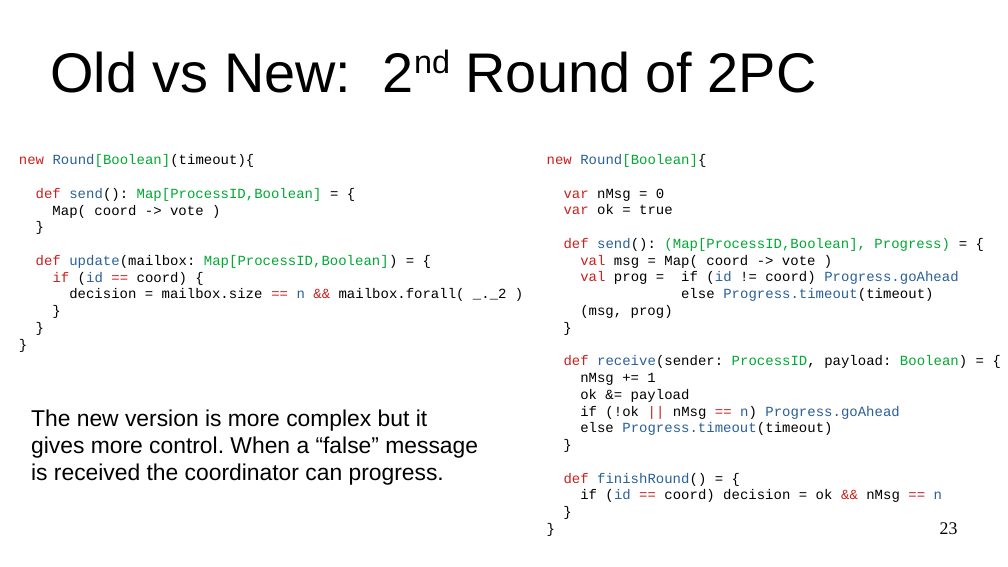
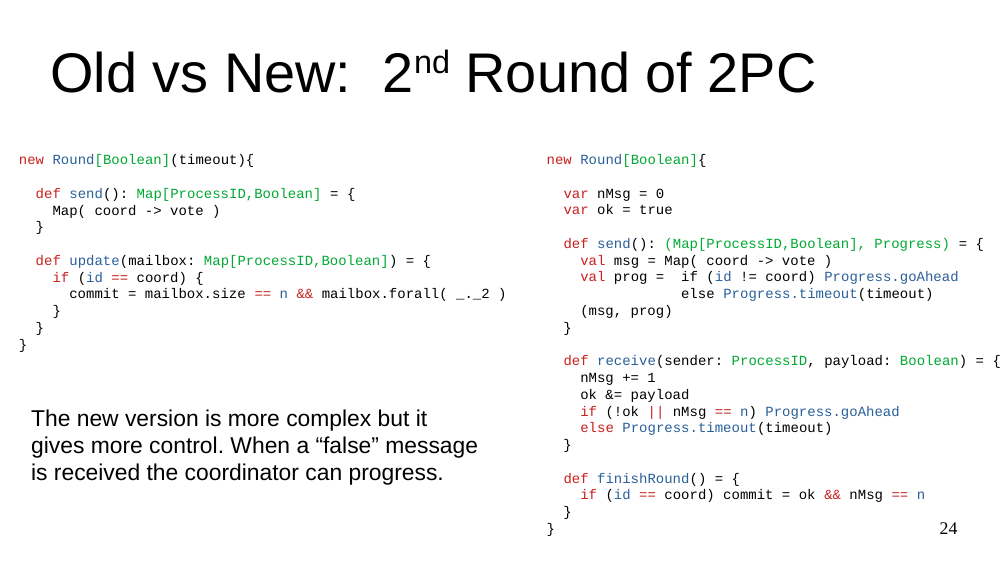
Before and after one commit to dzufferey/presentations, a slide deck: slide 24 of 2020_09_04_FRIDA/presentation.odp (slide 23 before the commit). Drawn at 1008x567 pixels with LibreOffice and Linux fonts; fonts in the diff are those of the drawing. Boxes give left, top, right and bottom in pixels: in the first picture for what was removed or moved away, otherwise in the second. Text is boxed around its words. In the diff, an @@ line names an element or a change of style, - is before the commit and + after.

```diff
--- a/2020_09_04_FRIDA/presentation.odp
+++ b/2020_09_04_FRIDA/presentation.odp
@@ text at (69,288,490,301): text changed @@
-decision = mailbox.size == n && mailbox.forall( _._2 )
+commit = mailbox.size == n && mailbox.forall( _._2 )
@@ text at (580,406,899,435): text colour #000000 to #C9211E in "if", "else" @@
@@ text at (580,489,925,502): text changed @@
-if (id == coord) decision = ok && nMsg == n
+if (id == coord) commit = ok && nMsg == n
@@ page number at (940,522,958,534): text changed @@
-23
+24
```
Also in this commit, not shown: 21 other slides changed, 1 slide added, 1 slide removed, 2 other files.
